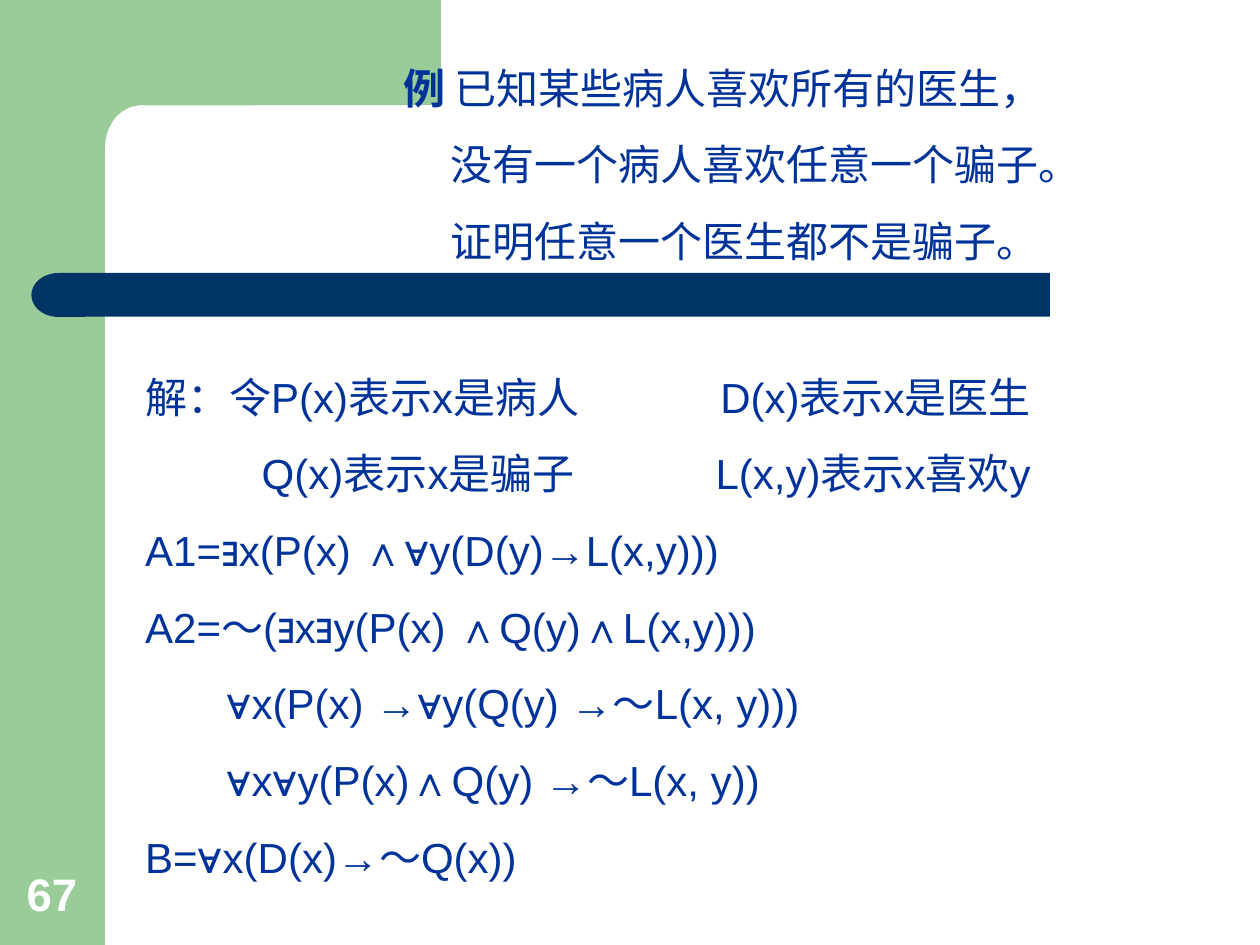
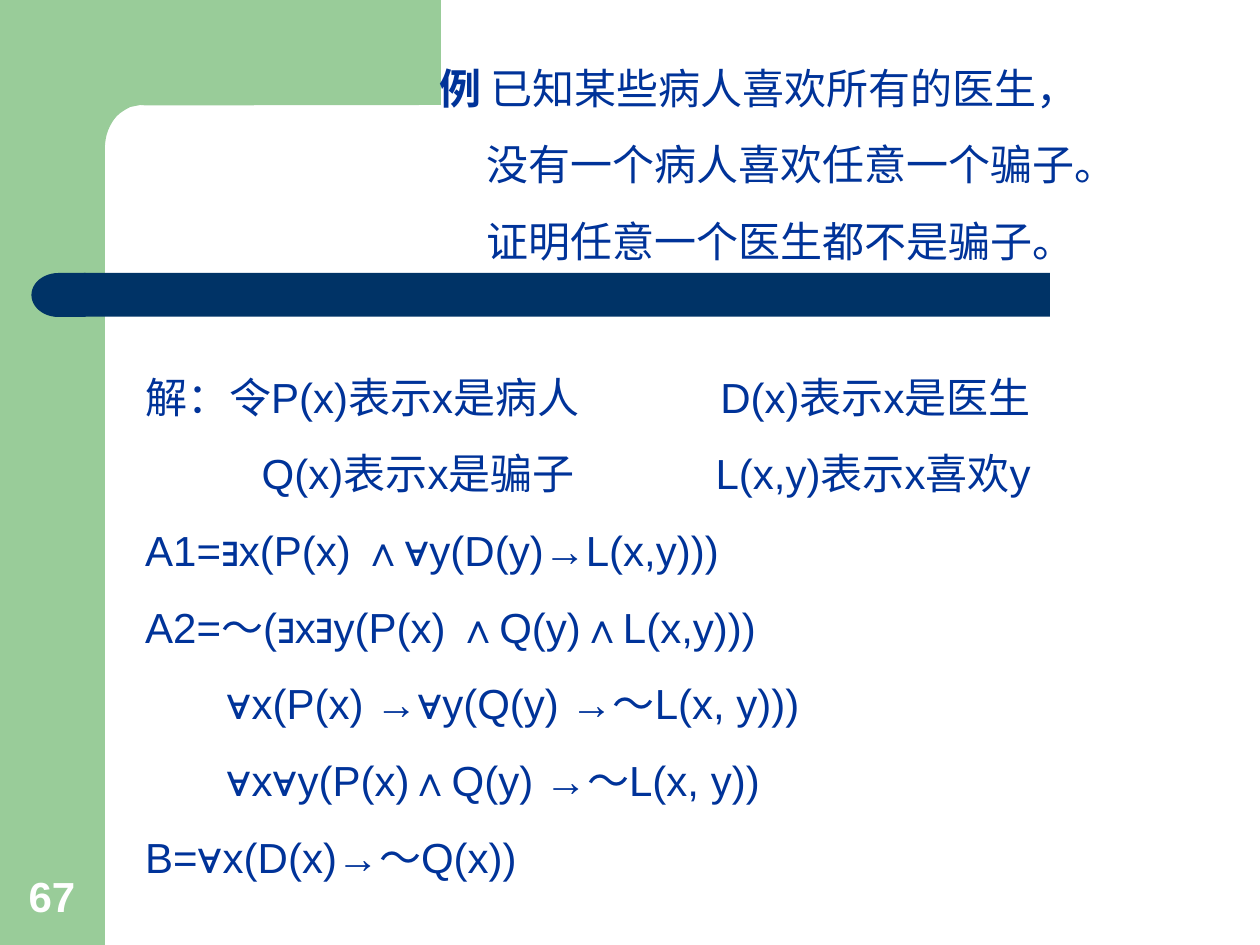
Before and after one commit to jxwb088047/AI_Review, a slide deck: slide 67 of 人工智能PPT/5. 逻辑表示及推理方法.ppt. Drawn at 1260x945 pixels with LibreOffice and Linux fonts; fonts in the diff are those of the drawing. Boxes give left, top, right and bottom in pixels: in the first picture for what was removed or moved away, otherwise in the second. Text is boxed around its words. In the diff, an @@ line names an element or a change of style, - is before the commit and + after.

```diff
--- a/人工智能PPT/5. 逻辑表示及推理方法.ppt
+++ b/人工智能PPT/5. 逻辑表示及推理方法.ppt
@@ text "例 已知某些病人喜欢所有的医生，": place and size @@
-text "例 已知某些病人喜欢所有的医生，" at [403,61,1080,261]
+text "例 已知某些病人喜欢所有的医生，" at [439,61,1116,261]
@@ page number at [29,883,76,912]: size 26 to 24.1 pt @@
```
Also in this commit, not shown: 12 other slides changed, 10 other files.
